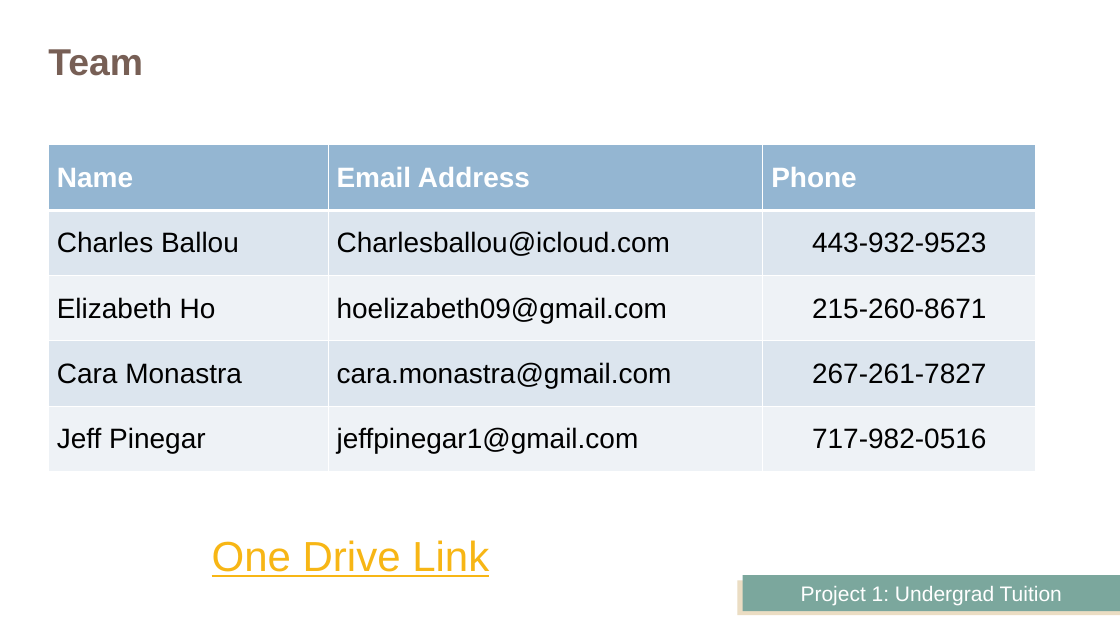
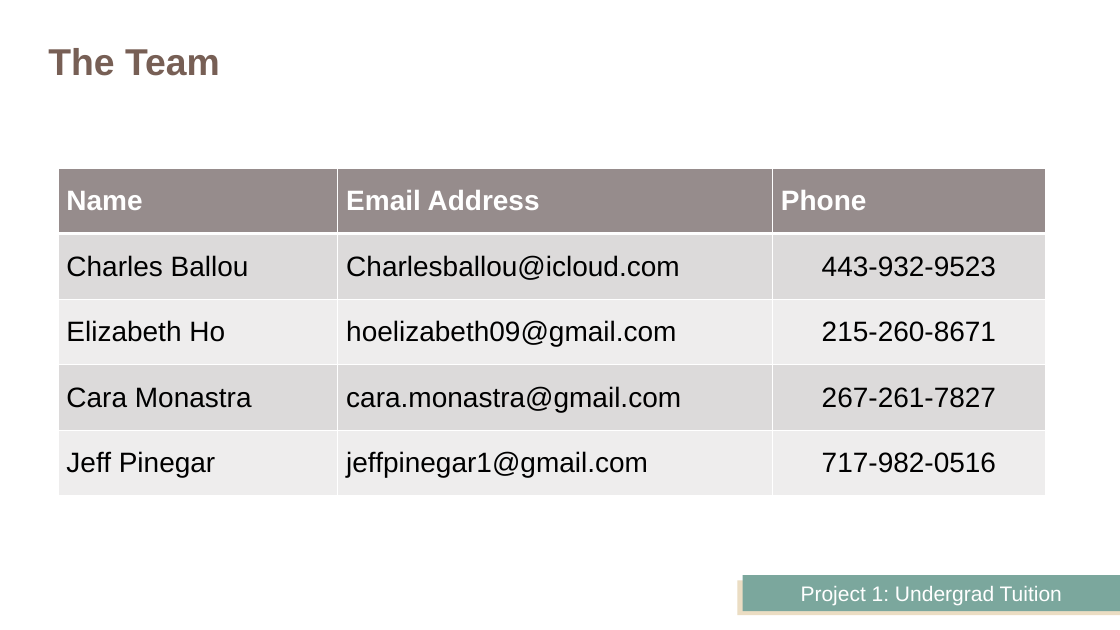
Before and after one commit to JeffPinegar/Proj1_undergraduate, a slide deck: slide 2 of Presentation/Getting Started.pptx (slide 4 before the commit). Drawn at 1120x630 pixels with LibreOffice and Linux fonts; fonts in the diff are those of the drawing. Boxes give left, top, right and bottom in pixels: in the first picture for what was removed or moved away, otherwise in the second. Text is boxed around its words. In the diff, an @@ line names an element or a change of style, - is before the commit and + after.

```diff
--- a/Presentation/Getting Started.pptx
+++ b/Presentation/Getting Started.pptx
@@ title at (48, 48, 220, 76): text changed @@
-Team
+The Team
@@ table at (58, 168, 1046, 496) @@
@@ fill #94B6D2 to #968C8C in row 1 @@
@@ fill #DCE5EE to #DDDADA in 6 cells @@
@@ fill #EEF3F7 to #EFEEEE in 6 cells @@
@@ table: place and size @@
-table at (49, 145, 1037, 472)
+table at (58, 168, 1046, 496)
@@ text removed at (212, 540, 489, 577) @@
-One Drive Link
```
Also in this commit, not shown: 1 other slide changed, 26 slides added, 10 slides removed, 7 other files.
